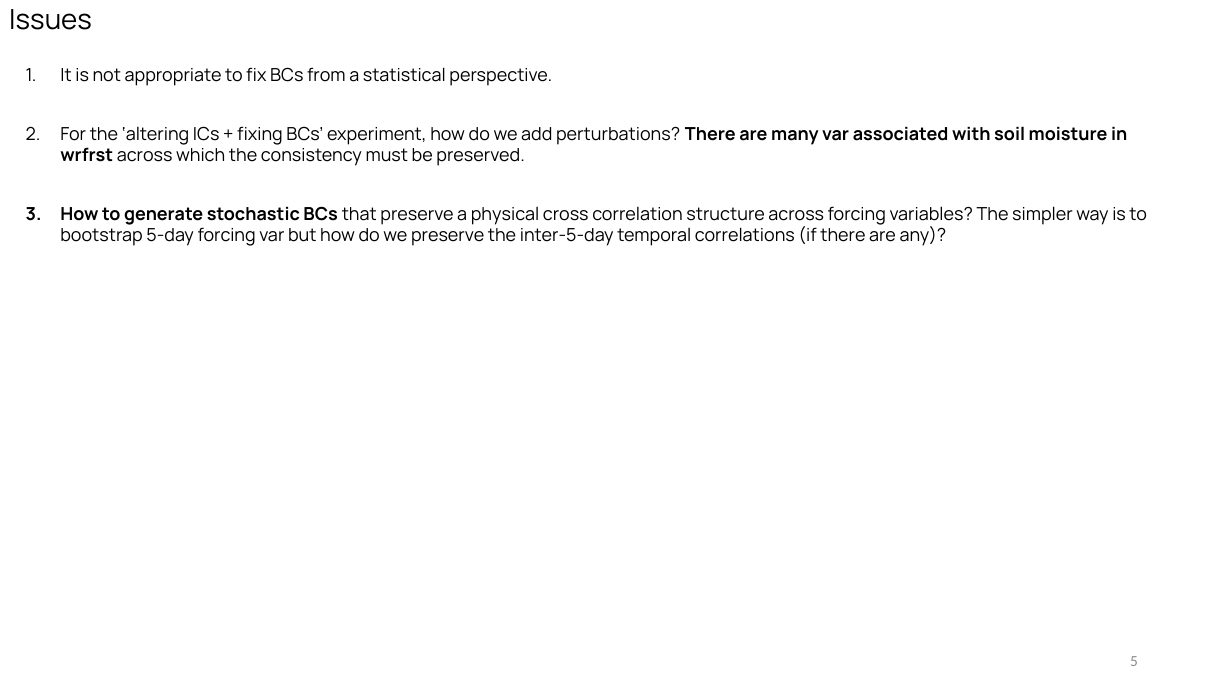
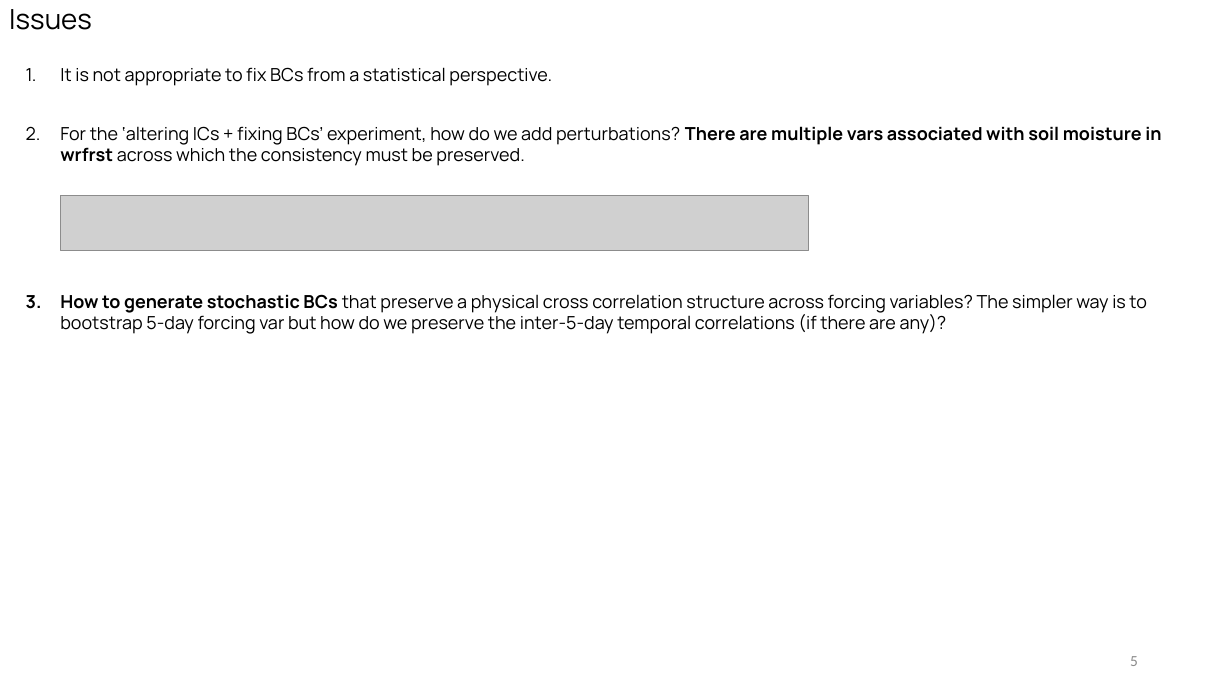
Before and after one commit to cruiseryy/large-deviation-algorithm-demo, a slide deck: slide 6 of documents/schematic.pptx. Drawn at 1232x693 pixels with LibreOffice and Linux fonts; fonts in the diff are those of the drawing; grey boxes stand for pictures. Boxes give left, top, right and bottom in pixels: in the first picture for what was removed or moved away, otherwise in the second. Text is boxed around its words. In the diff, an @@ line names an element or a change of style, - is before the commit and + after.

Commit message:
added a screenshot of sm vars

```diff
--- a/documents/schematic.pptx
+++ b/documents/schematic.pptx
@@ text at (x1=60, y1=126, x2=1161, y2=166): text changed @@
-2. For the ‘altering ICs + fixing BCs’ experiment, how do we add perturbations? There are many var associated with soil moisture in wrfrst across which the consistency must be preserved.
+2. For the ‘altering ICs + fixing BCs’ experiment, how do we add perturbations? There are multiple vars associated with soil moisture in wrfrst across which the consistency must be preserved.
@@ picture added at (x1=60, y1=196, x2=809, y2=251) @@
```
Also in this commit, not shown: 1 other file.
